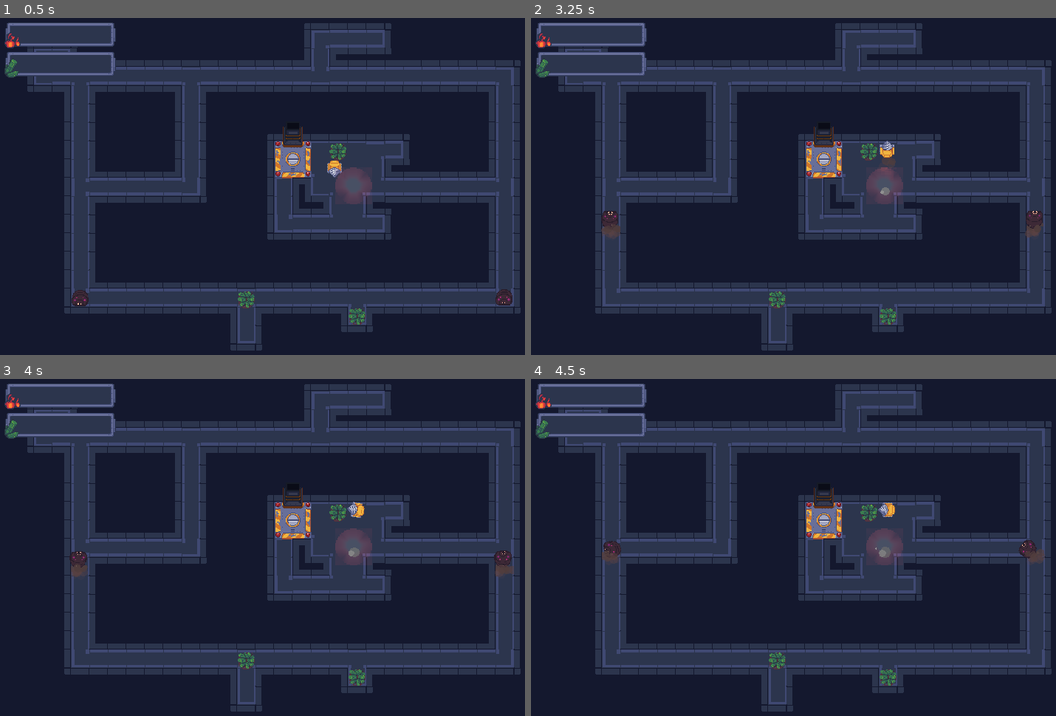
Above: before the commit, frames 1-4 (two rows, left to right).
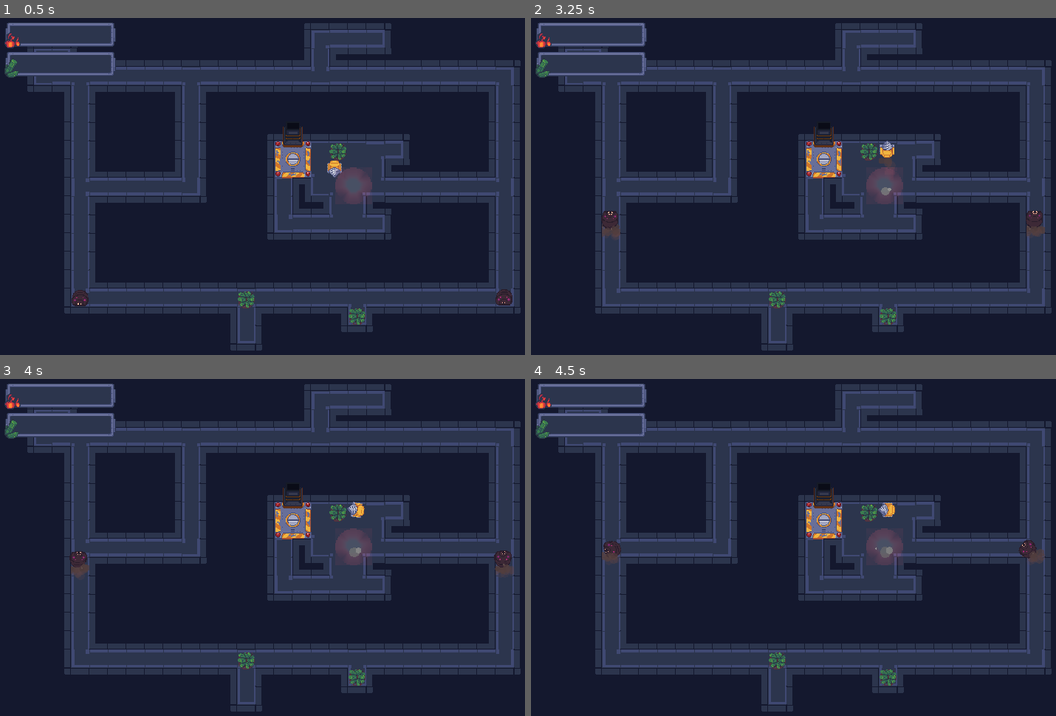
Above: after the commit, the same moments.

Repository: LaTu-Jams/LD54
Game: Godot game, scene res://scenes/Main.tscn
Same seed, same stepped clock (60 frames per second), same inputs: the game is played once before the commit and once after it.
Inputs:
- Up to frame 1 (0.5 s): no input
- Up to frame 2 (3.25 s): tap Enter at 0.5 s; hold D (turn_right) 0.53-1.28 s; hold Space (Mine) 0.53-1.28 s; hold S (move_backward) 1.28-2.03 s; tap Space (Mine) at 1.35, 2.85 s; hold D (turn_right) 2.03-2.78 s; hold Space (Mine) 2.03-2.78 s; hold W (move_forward) from 2.78 s (still down)
- Up to frame 3 (4 s): release W (move_forward) at 3.53 s; hold A (turn_left) from 3.53 s (still down); hold Space (Mine) from 3.53 s (still down)
- Up to frame 4 (4.5 s): keep holding A (turn_left); release Space (Mine) at 4.28 s; tap Space (Mine) at 4.35 s

Frame 1 is identical in both runs. In frame 2, less than 0.1% of the frame differs, in the area x 13-98%, y 40-66%; in frame 3, less than 0.1%; in frame 4, less than 0.1%.

Commit message:
Adjust particles

Diff:
--- a/scenes/MiningParticle.tscn
+++ b/scenes/MiningParticle.tscn
@@ -10,7 +10,7 @@
 z_index = 2
 z_as_relative = false
 emitting = false
-amount = 3
+amount = 5
 lifetime = 0.5
 one_shot = true
 explosiveness = 1.0
--- a/scenes/TrailParticle.tscn
+++ b/scenes/TrailParticle.tscn
@@ -16,7 +16,7 @@
 z_index = 3
 z_as_relative = false
 emitting = false
-amount = 16
+amount = 15
 lifetime = 0.75
 local_coords = false
 texture = ExtResource( 2 )
